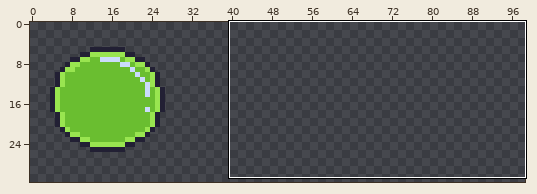
Sprite sheet: Items/Sprites/Slimeball.png. Above, an overview of the earlier version with the close-up marked.
Close-up. Earlier state:
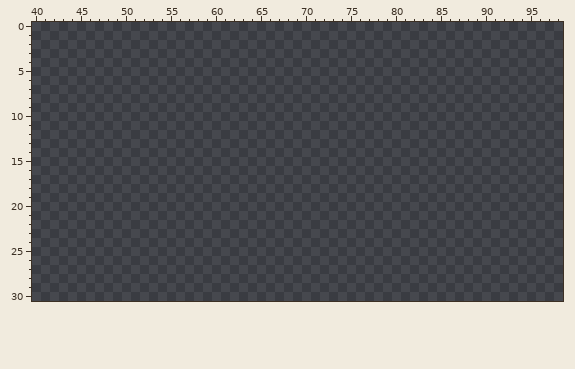
The file is 129x143 pixels. Shown: x 40..98, y 0..30. The old version is drawn lined up with the new one. The wide view leaves out empty margins.
New version:
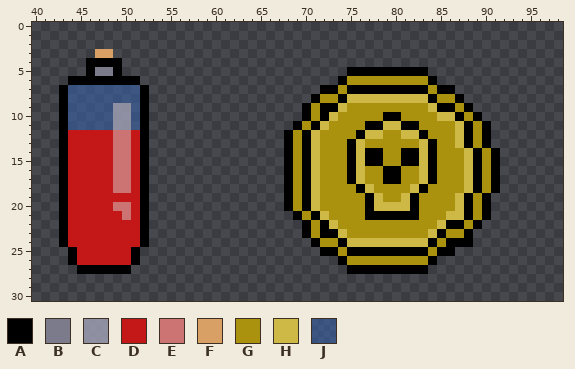
Palette (. is transparent): A #000000  B #7b7b8c  C #a1a0b7d0  D #c41818  E #cc7474  F #d9a066  G #aa920f  H #ceb846  J #3660a894
Changes in this commit:
whole drawing moved by -35,-68 (the old picture is shown already moved)
The edit adds colour A in row 4 at x 46 to 49; in row 5 at x 46, 49 and 75 to 83; in row 6 at x 44 to 51, 74 and 84; in row 7 at x 43, 52, 72 to 73, 75 to 83 and 85 to 86; in row 8 at x 43, 52, 71, 74, 84 and 87; in row 9 at x 43, 52, 70, 72 to 73, 85 to 86 and 88.
The edit adds colour A in row 10 at x 43, 52, 70, 72, 79 to 80, 87 and 89; in row 11 at x 43, 52, 69, 71, 77 to 78, 81 to 82, 88 and 90; in row 12 at x 43, 52, 68, 70, 76, 83, 88 and 90; in row 13 at x 43, 52, 68, 70, 75, 84, 88 and 90; in rows 14 to 15 at x 43, 52, 68, 70, 75, 77 to 78, 81 to 82, 84, 89 and 91; in rows 16 to 17 at x 43, 52, 68, 70, 75, 79 to 80, 84, 89 and 91.
The edit adds colour A in row 18 at x 43, 52, 68, 70, 76, 83, 89 and 91; in rows 19 to 20 at x 43, 52, 68, 70, 77, 82, 88 and 90; in row 21 at x 43, 52, 69, 71, 77 to 82, 88 and 90; in row 22 at x 43, 52, 70, 72, 86 to 87 and 89; in row 23 at x 43, 52, 70, 72 to 73, 85 and 88; in row 24 at x 43, 52, 71, 74, 84 and 86 to 88.
The edit adds colour A in row 25 at x 44, 51, 72 to 73, 75 to 83 and 85 to 86; in row 26 at x 44, 51, 74 and 84; in row 27 at x 45 to 50 and 75 to 83.
The edit adds colour B in row 5 at x 47 to 48.
The edit adds colour C in rows 9 to 11 at x 49 to 50.
The edit adds colour D in rows 12 to 18 at x 44 to 48 and 51; in row 19 at x 44 to 51; in row 20 at x 44 to 48 and 51; in row 21 at x 44 to 49 and 51; in rows 22 to 24 at x 44 to 51; in rows 25 to 26 at x 45 to 50.
The edit adds colour E in rows 12 to 18 at x 49 to 50; in row 20 at x 49 to 50; in row 21 at x 50.
The edit adds colour F in row 3 at x 47 to 48.
The edit adds colour G in row 6 at x 75 to 83; in row 7 at x 74 and 84; in row 8 at x 72 to 73 and 85 to 86; in row 9 at x 71, 75 to 83 and 87; in row 10 at x 71, 74 to 78, 81 to 84 and 88; in row 11 at x 70, 73 to 76, 83 to 86 and 89.
The edit adds colour G in row 12 at x 69, 72 to 75, 79 to 80, 84 to 86 and 89; in row 13 at x 69, 72 to 74, 77 to 82, 85 to 86 and 89; in rows 14 to 15 at x 69, 72 to 74, 79 to 80, 85 to 87 and 90; in rows 16 to 17 at x 69, 72 to 74, 77 to 78, 81 to 82, 85 to 87 and 90; in row 18 at x 69, 72 to 75, 78 to 81, 84 to 87 and 90; in row 19 at x 69, 72 to 76, 79 to 80, 83 to 86 and 89.
The edit adds colour G in row 20 at x 69, 72 to 76, 83 to 86 and 89; in row 21 at x 70, 73 to 76, 83 to 85 and 89; in row 22 at x 71, 74 to 84 and 88; in row 23 at x 71, 75 to 83 and 86 to 87; in row 24 at x 72 to 73 and 85; in row 25 at x 74 and 84.
The edit adds colour G in row 26 at x 75 to 83.
The edit adds colour H in row 8 at x 75 to 83; in row 9 at x 74 and 84; in row 10 at x 73 and 85 to 86; in row 11 at x 72, 79 to 80 and 87; in row 12 at x 71, 77 to 78, 81 to 82 and 87; in row 13 at x 71, 76, 83 and 87.
The edit adds colour H in rows 14 to 17 at x 71, 76, 83 and 88; in row 18 at x 71, 77, 82 and 88; in row 19 at x 71, 78, 81 and 87; in row 20 at x 71, 78 to 81 and 87; in row 21 at x 72 and 86 to 87; in row 22 at x 73 and 85.
The edit adds colour H in row 23 at x 74 and 84; in row 24 at x 75 to 83.
The edit adds colour J in rows 7 to 8 at x 44 to 51; in rows 9 to 11 at x 44 to 48 and 51.
Pixel boxes of the changes (left, top, right, bottom) in both close-ups:
added: (59, 49, 149, 274)
added: (284, 67, 500, 274)
